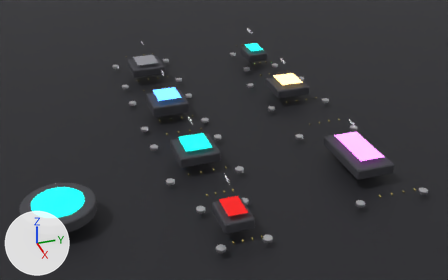
The Blender file assets/blender/modular-wall-all-modules.blend as it was, and as the next commit left it.
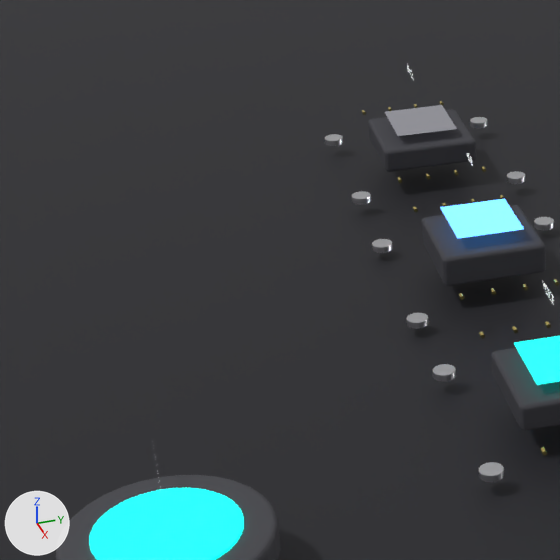
Each version is shown whole from a 50 mm lens placed at (0.63, -0.215, 0.376), pointed at (-0.043, 0.009, -0.017), then close up on the part from 0% to 43% of the width and 7% to 76% of the height. The axes (+X, +Y, +Z) are drawn at lower left. The lights are the same throughout. The first two pictures are the older version.

Names of what the first close-up shows: 'Brick_Display', 'Brick_Shell', 'Controller_Body', 'Controller_Display', 'Hub_Display', 'Hub_Shell', 'StudioGround', 'Voice_Display', 'Voice_Shell' and 9 more.
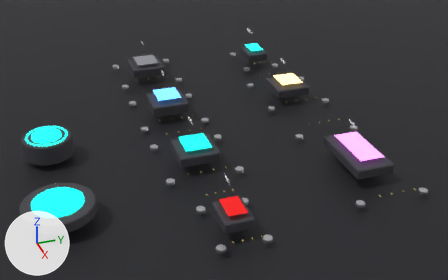
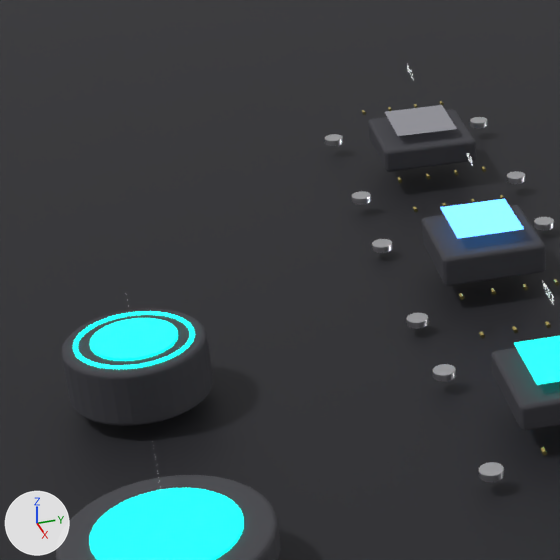
What differs and where, as boxes [x1, y1, x2, y2] in the close-ups (560 x 560 px):
'Round_Shell', added
    after: [61, 309, 213, 426]
'Round_Display', added (cyan)
    after: [90, 318, 178, 361]
'Round_LED_Halo', added (cyan)
    after: [73, 311, 195, 369]

The edits, one by one:
Material 'Round_Halo' (mat_round_halo) is new.
Its base color is (0.0, 0.83, 0.67) (cyan #00ebd6).
Its emission color is (0.0, 0.83, 0.67) (cyan #00ebd6).
Its emission strength is 5.0.
Material 'Round_Screen' (mat_round_screen) is new.
Its base color is (0.0, 1.0, 0.8) (cyan #00ffe7).
Its roughness is 0.05.
Its emission color is (0.0, 1.0, 0.8) (cyan #00ffe7).
Its emission strength is 3.0.
Material 'Round_Material' (mat_round_material) is new.
Its base color is (0.05, 0.05, 0.06) (dark grey #3f3f45).
Its metallic is 0.1.
Its roughness is 0.8.
Mesh me_torus is new.
It is a torus around z (ring radius 0.024, tube radius 0.001) spanning x -0.025..0.025, y -0.025..0.025, z -0.001..0.001.
It uses material mat_round_halo (cyan #00ebd6, glowing cyan #00ebd6).
Mesh me_cylinder_087 is new.
It is a 32-sided cylinder along z spanning x -0.018..0.018, y -0.018..0.018, z -0.0005..0.0005.
It uses material mat_round_screen (cyan #00ffe7, glowing cyan #00ffe7).
Mesh me_cylinder_086 is new.
It has 320 vertices, 290 faces and spans x -0.03..0.03, y -0.03..0.03, z -0.0125..0.0125.
It uses material mat_round_material (dark grey #3f3f45).
Object 'Round_LED_Halo' (ob_round_led_halo) is new; it shows me_torus.
Its location is (-0.07, -0.21, 0.0125).
Object 'Round_Display' (ob_round_display) is new; it shows me_cylinder_087.
Its location is (-0.07, -0.21, 0.013).
Object 'Round_Shell' (ob_round_shell) is new; it shows me_cylinder_086.
Its location is (-0.07, -0.21, 0.0).
